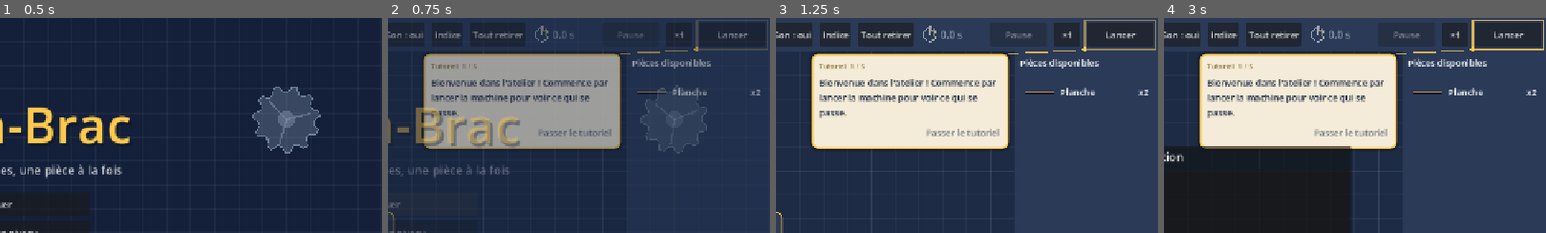
Above: before the commit, frames 1-4 (left to right).
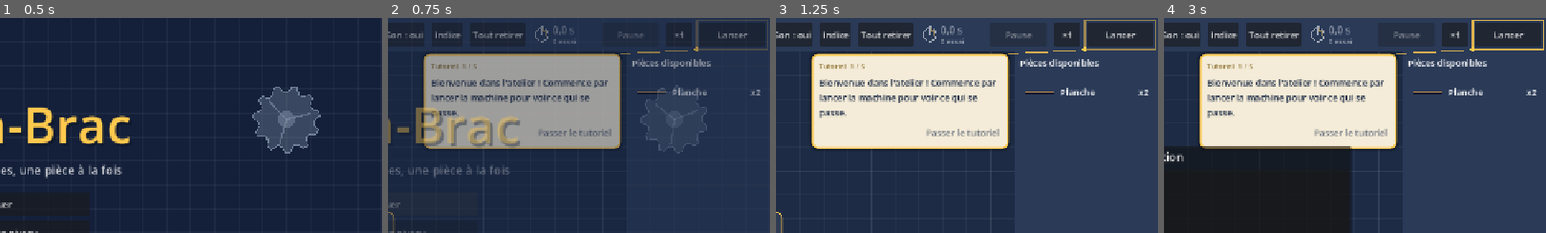
Above: after the commit, the same moments.

Repository: HackTechDev/bricabrac
Game: Godot game, scene res://scenes/main.tscn
The game is run twice, just before and just after one commit, with the same random seed, the same clock (stepped at 60 frames per second) and the same inputs.
Inputs:
- Up to frame 1 (0.5 s): no input
- Up to frame 2 (0.75 s): click "Jouer" at 0.5 s
- Up to frame 3 (1.25 s): no input
- Up to frame 4 (3 s): click "☰ Atelier · 1. Première pente" at 1.25 s; click "Son : oui" at 2 s; click "Indice" at 2.75 s
The pictures show only the part of the screen within x 50-100%, y 0-50%; the shares and areas given below are measured in that part.

Frame 1 is identical in both runs. In frame 2, 0.2% of the frame differs, in the area x 43-50%, y 3-12%; in frame 3, 0.2%; in frame 4, 0.2%.

Commit message:
Nombre d'essais sous le chronomètre
Chaque lancement de la machine dans un niveau est compté, victoires comprises,
et gardé dans la sauvegarde ; le compte s'affiche en petit sous le temps du
chrono, sans élargir la barre du haut. Absent du bac à sable.

Co-Authored-By: Claude Opus 5.5 <noreply@anthropic.com>

Diff:
--- a/i18n/en.json
+++ b/i18n/en.json
@@ -606,5 +606,8 @@
  "Pas de place ici.": "No room here.",
  "Quitter le jeu": "Quit game",
  "Veux-tu vraiment quitter le jeu ?\nTa progression et tes machines sont gardées.": "Do you really want to quit the game?\nYour progress and your machines are kept.",
- "Rester": "Stay"
+ "Rester": "Stay",
+ "%d essai": "%d try",
+ "%d essais": "%d tries",
+ "\nEn dessous : nombre de lancements de la machine dans ce niveau.": "\nBelow: number of times the machine was run in this level."
 }
--- a/scripts/chrono.gd
+++ b/scripts/chrono.gd
@@ -2,12 +2,14 @@
 extends Control
 ## Chronomètre de la barre du haut : temps de simulation, avec un cadran qui fait un tour en
 ## 10 secondes. L'arc doré marque le temps à battre pour l'objectif « Rapide » ; le temps reste
-## doré tant qu'il est tenu, et passe au vert à la victoire.
+## doré tant qu'il est tenu, et passe au vert à la victoire. Sous le temps, en petit, le nombre
+## d'essais du niveau.
 
 const TURN := 10.0
 const GOLD := Color("ffcf5c")
 const WIN := Color("8fe388")
 const IDLE := Color(1, 1, 1, 0.55)
+const TRIES_SIZE := 12
 
 enum State { IDLE, RUNNING, WON }
 
@@ -15,6 +17,8 @@
 ## Temps de l'objectif « Rapide » ; 0 : pas d'objectif de temps.
 var par := 0.0
 var state := State.IDLE
+## Nombre d'essais affiché sous le temps ; vide pour le masquer.
+var tries := ""
 
 
 func _init() -> void:
@@ -30,7 +34,14 @@
 	tooltip_text = Lang.t("Chronomètre : durée de la simulation.")
 	if par > 0.0:
 		tooltip_text += Lang.t("\nObjectif Rapide : moins de %s s.") % _num(par)
+	tooltip_text += Lang.t("\nEn dessous : nombre de lancements de la machine dans ce niveau.")
 	queue_redraw()
+
+
+func set_tries(text: String) -> void:
+	if text != tries:
+		tries = text
+		queue_redraw()
 
 
 ## Suit la simulation ; à l'arrêt, garde le dernier temps affiché.
@@ -73,6 +84,10 @@
 	var font := get_theme_default_font()
 	var font_size := get_theme_default_font_size()
 	var baseline := (size.y + font.get_ascent(font_size) - font.get_descent(font_size)) / 2.0
+	if tries != "":
+		baseline -= 8.0
+		draw_string(font, Vector2(34, baseline + 17.0), tries, HORIZONTAL_ALIGNMENT_LEFT, -1,
+				TRIES_SIZE, Color(1, 1, 1, 0.6))
 	draw_string(font, Vector2(34, baseline), text(), HORIZONTAL_ALIGNMENT_LEFT, -1, font_size, col)
 
 
--- a/scripts/main.gd
+++ b/scripts/main.gd
@@ -98,6 +98,8 @@
 var _gallery_http: HTTPRequest
 ## Lancements de chaque niveau avant sa première victoire : la difficulté vécue par le joueur.
 var attempts := {}
+## Lancements de la machine par niveau, victoires comprises : le compteur à côté du chrono.
+var launches := {}
 var transition: LevelTransition
 var _started := false
 var tutorial: Tutorial
@@ -369,6 +371,7 @@
 		histories[level_id] = History.new(board.layout())
 	_goal_label.text = Lang.t(levels[index].goal_text) + _physics_note(levels[index])
 	chrono.reset(levels[index].get("par_time", 0.0))
+	_refresh_tries()
 	_status.text = Lang.t(levels[index].get("intro", ""))
 	if not board.placed.is_empty():
 		_status.text = Lang.t("Ta machine a été remise en place. Ctrl+Z annule ta dernière action.")
@@ -1953,6 +1956,7 @@
 		reduce_motion = cfg.get_value("settings", "reduce_motion", false)
 		saved_layouts = cfg.get_value("layouts", "by_level", {})
 		attempts = cfg.get_value("progress", "attempts", {})
+		launches = cfg.get_value("progress", "launches", {})
 		for id: String in cfg.get_value("progress", "tutorials", []):
 			tutorials_done[id] = true
 		bonuses = cfg.get_value("progress", "bonuses", {})
@@ -2002,6 +2006,7 @@
 	cfg.set_value("progress", "tutorials", tutorials_done.keys())
 	cfg.set_value("progress", "bonuses", bonuses)
 	cfg.set_value("progress", "attempts", attempts)
+	cfg.set_value("progress", "launches", launches)
 	cfg.set_value("progress", "hints", hint_levels)
 	cfg.set_value("progress", "records", records)
 	cfg.set_value("settings", "muted", muted)
@@ -2421,9 +2426,20 @@
 	return Gallery.propose_url(level.name, Share.encode(Share.level_payload(level)))
 
 
+## Compteur d'essais, sous le temps du chrono ; absent du bac à sable, qui n'a pas d'objectif.
+func _refresh_tries() -> void:
+	var level: Dictionary = levels[current]
+	var count: int = launches.get(level.id, 0)
+	chrono.set_tries("" if level.get("sandbox", false)
+			else Lang.t("%d essai") % count if count <= 1 else Lang.t("%d essais") % count)
+
+
 ## Un lancement de plus avant la première victoire (hors bac à sable, éditeur et essai).
 func _count_attempt() -> void:
 	var level: Dictionary = levels[current]
+	if not level.get("sandbox", false) and replay_mode == "":
+		launches[level.id] = launches.get(level.id, 0) + 1
+		_refresh_tries()
 	if level.get("sandbox", false) or level.get("hidden", false) or completed.has(level.id) or replay_mode != "":
 		return
 	attempts[level.id] = attempts.get(level.id, 0) + 1
--- a/tests/test_ui.gd
+++ b/tests/test_ui.gd
@@ -1086,11 +1086,14 @@
 	await _steps(2)
 	board.clear_placed()
 	_check("trace : rien avant le premier essai", board.ghost.is_empty())
+	var before: int = main.launches.get(main.levels[0].id, 0)
+	_check("essais : affichés sous le chrono", main.chrono.tries != "")
 	_check("trace : masquée par défaut", not board.show_ghost)
 	main.toggle_run()
 	await _steps(120)
 	main.toggle_run()
 	var start: Vector2 = main.levels[0].fixed[0].pos
+	_check("essais : un lancement de plus (%s)" % main.chrono.tries, main.chrono.tries == "%d essai%s" % [before + 1, "s" if before + 1 > 1 else ""])
 	_check("trace : la chute de la bille est gardée", board.ghost.size() == 1
 			and board.ghost[0].points[0].distance_to(start) < 20.0
 			and board.ghost[0].points[board.ghost[0].points.size() - 1].y > start.y + 300.0)
Not shown, changed: FEATURES.md
Not shown, changed: TUTORIAL.md
